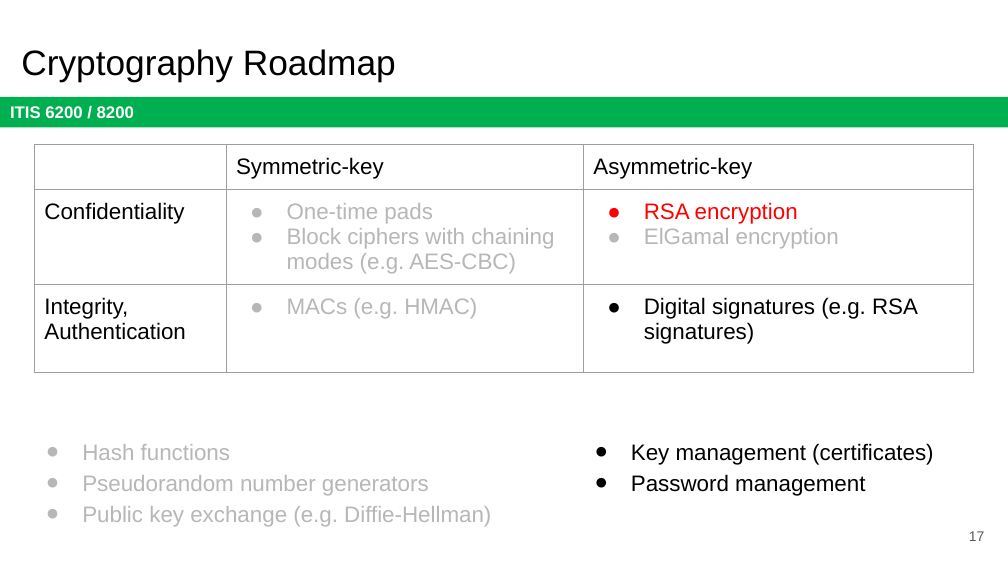
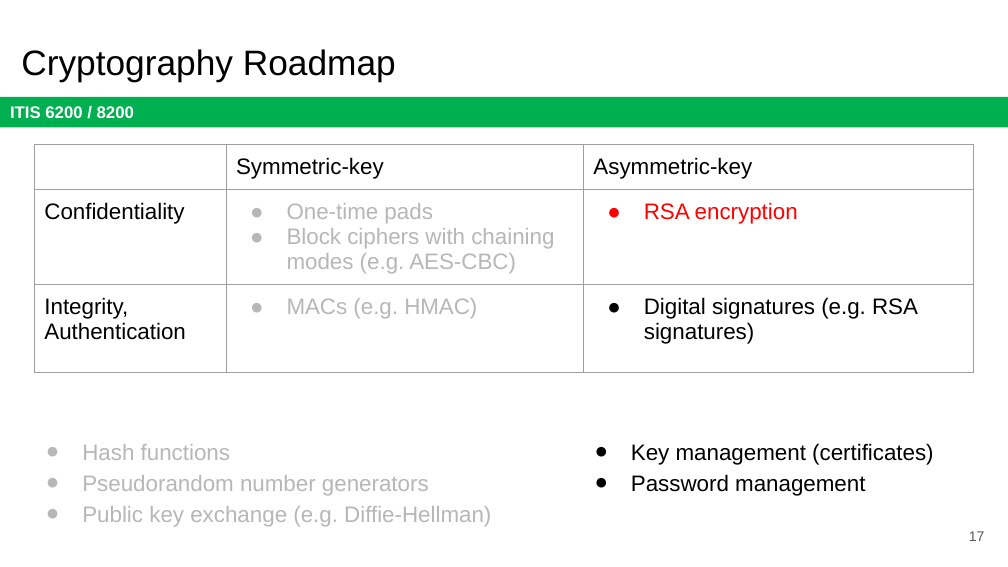
Before and after one commit to jx5c/github.io, a slide deck: slide 17 of teaching/ITIS6200/2023fa/lectures/lec06.pptx. Drawn at 1008x567 pixels with LibreOffice and Linux fonts; fonts in the diff are those of the drawing. Boxes give left, top, right and bottom in pixels: in the first picture for what was removed or moved away, otherwise in the second. Text is boxed around its words. In the diff, an @@ line names an element or a change of style, - is before the commit and + after.

```diff
--- a/teaching/ITIS6200/2023fa/lectures/lec06.pptx
+++ b/teaching/ITIS6200/2023fa/lectures/lec06.pptx
@@ table at [34, 144, 974, 380] @@
-row 2, column 3: RSA encryption / ElGamal encryption
+row 2, column 3: RSA encryption
```
Also in this commit, not shown: 10 other slides changed.
